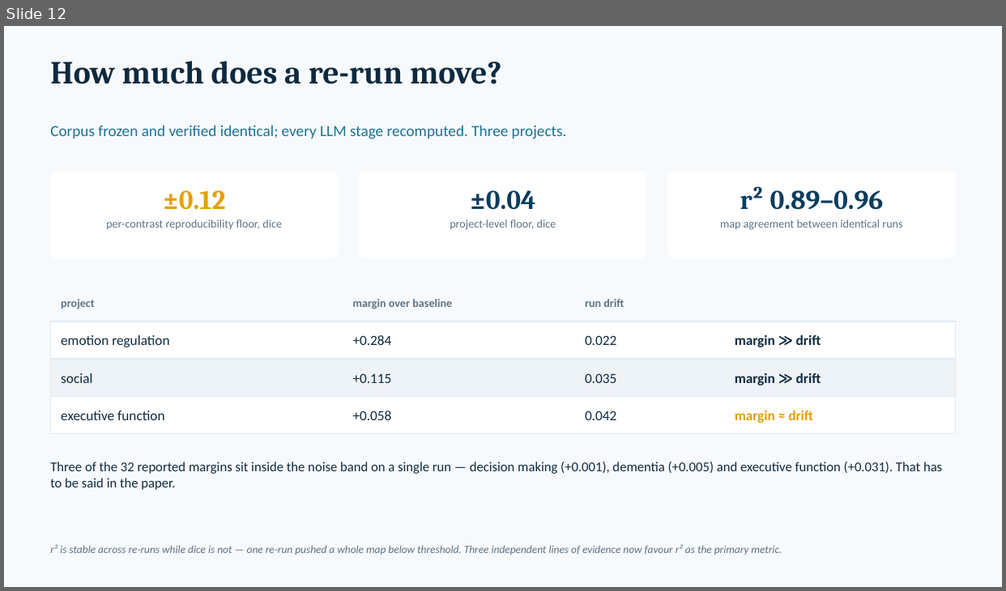
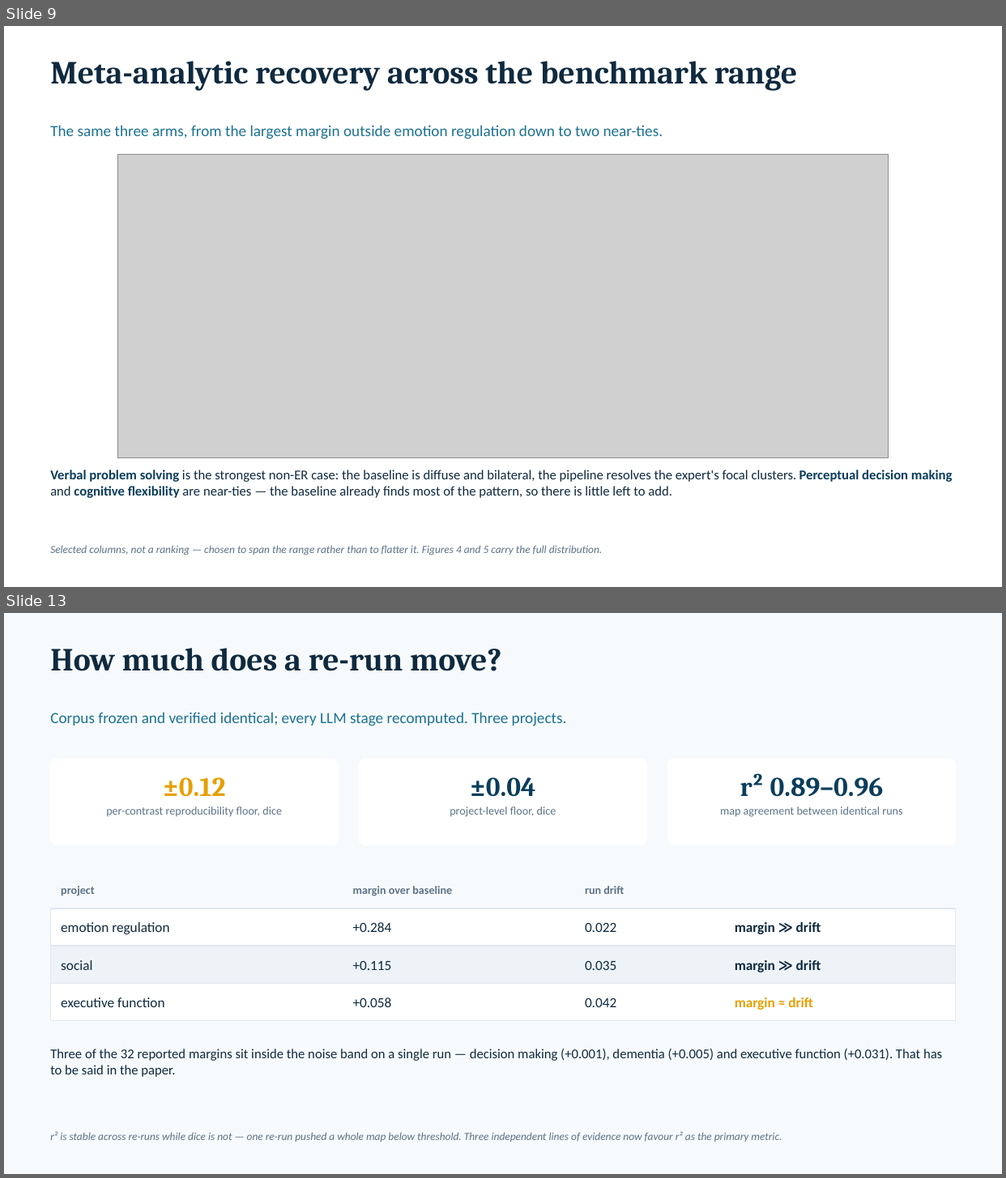
Before and after one commit to neurostuff/autonima-results, a slide deck: autonima_results_deck.pptx. Shown one above the other, each under a label of ours: slide 12 before the commit, slides 9 and 13 after it; the slides between them are not shown. The pictures are 1006x591 and 1006x1178 pixels, drawn with LibreOffice and Linux fonts; fonts in the diff are those of the drawing; grey boxes stand for pictures. Boxes give left, top, right and bottom in pixels: in the first picture for what was removed or moved away, otherwise in the second. Text is boxed around its words. In the diff, an @@ line names an element or a change of style, - is before the commit and + after.

```diff
--- a/autonima_results_deck.pptx
+++ b/autonima_results_deck.pptx
@@ slide 9 added at bbox=[4, 26, 1002, 587], background #FFFFFF @@
@@ text added at bbox=[50, 61, 797, 91], 31 pt, text #0F2A3F, bold @@
+Meta-analytic recovery across the benchmark range
@@ text added at bbox=[50, 125, 663, 139], 15 pt, text #1C7293 @@
+The same three arms, from the largest margin outside emotion regulation down to two near-ties.
@@ picture added at bbox=[117, 155, 889, 458] @@
@@ text added at bbox=[50, 470, 953, 498], 13 pt, text #0F2A3F @@
+Verbal problem solving is the strongest non-ER case: the baseline is diffuse and bilateral, the pipeline resolves the expert's focal clusters. Perceptual decision making and cognitive flexibility are near-ties — the baseline already finds most of the pattern, so there is little left to add.
@@ text added at bbox=[50, 545, 602, 556], 10.5 pt, text #5C7286, italic @@
+Selected columns, not a ranking — chosen to span the range rather than to flatter it. Figures 4 and 5 carry the full distribution.
@@ what was slide 12 is now slide 13 @@
```
Also in this commit, not shown: 9 slides changed, 1 slide removed, 3 other files.
